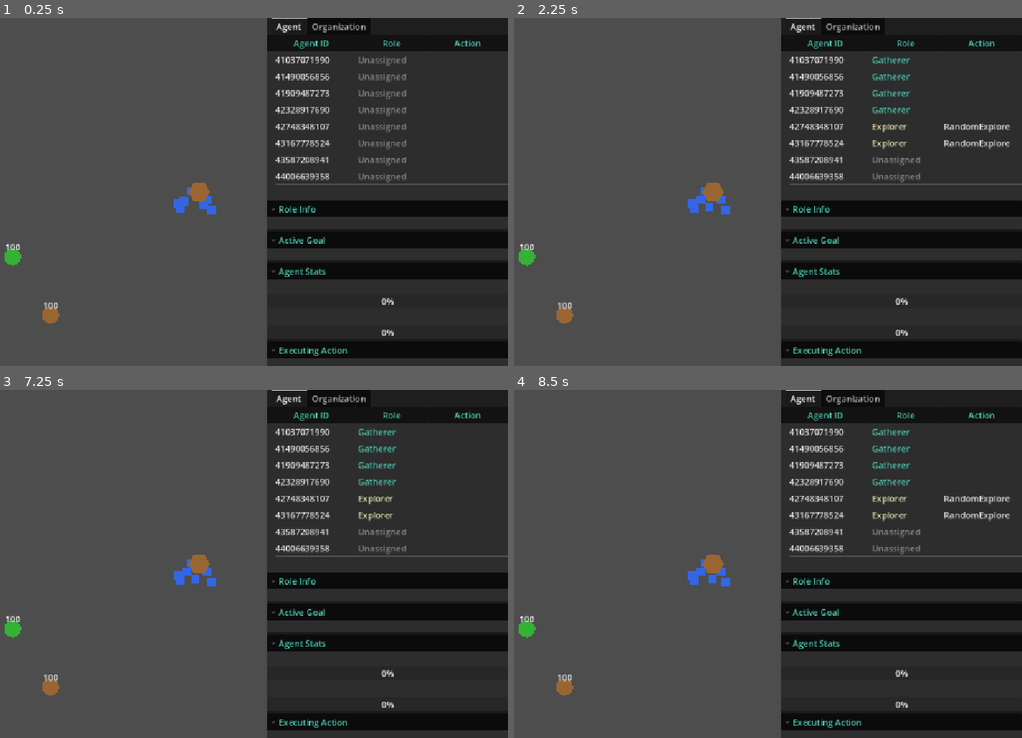
Above: before the commit, frames 1-4 (two rows, left to right).
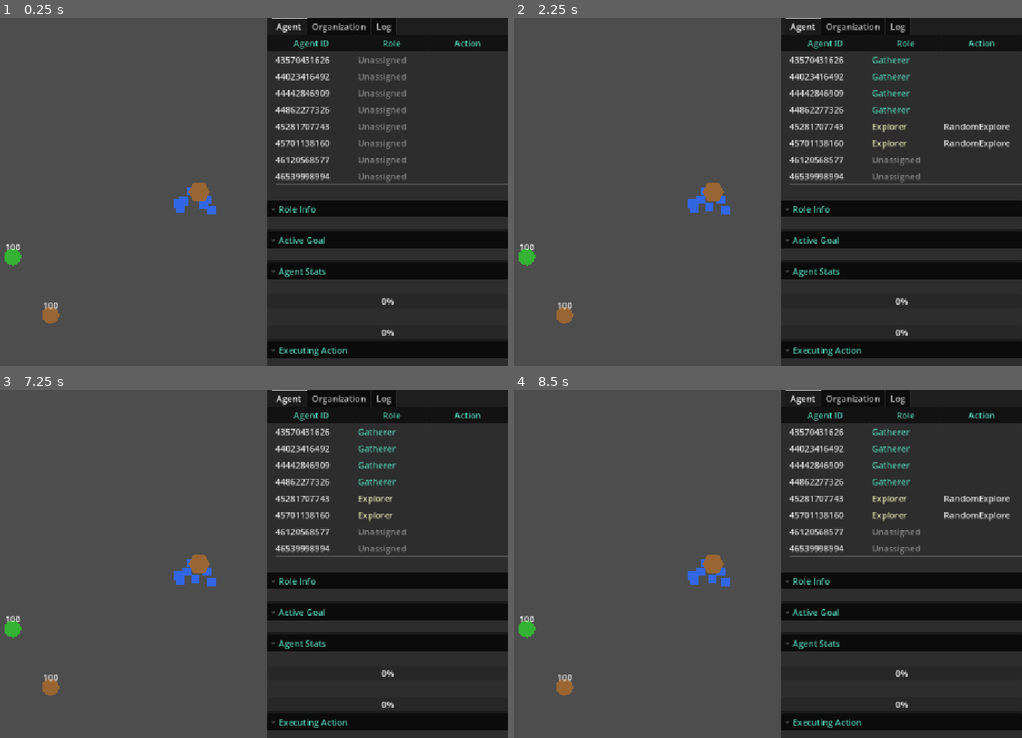
Above: after the commit, the same moments.

Repository: DoctorTangerina/colony-sim
Game: Godot game, scene res://Main.tscn
Same seed, same stepped clock (60 frames per second), same inputs: the game is played once before the commit and once after it.
Inputs:
- Up to frame 1 (0.25 s): no input
- Up to frame 2 (2.25 s): tap Enter at 0.5, 2 s; tap Space at 1.25 s
- Up to frame 3 (7.25 s): tap Space at 2.75, 4.25 s; tap Enter at 3.5 s
- Up to frame 4 (8.5 s): no input

The runs differ from the first frame. In frame 1, 0.8% of the frame differs, in the area x 55-78%, y 1-47%; in frame 2, 0.8%; in frame 3, 0.8%; in frame 4, 0.8%.

Commit message:
feat: Log tab for role change history (Ticket 04)
Adds a DebuggerLogPanel showing the OM's role-change log in a scrollable,
newest-first list, rebuilding only when the log grows since the last
refresh. Merges the Organization and Log tabs onto a single OM snapshot
per tick instead of querying get_debug_info() twice.

Diff:
--- /dev/null
+++ b/tests/test_debugger_ui_08_log_tab.gd
@@ -0,0 +1,194 @@
+extends Node
+
+var tests_passed: int = 0
+var tests_failed: int = 0
+
+
+func _ready() -> void:
+	print("=== Debugger UI Ticket 08 Test Harness (Log Tab: Role Change Log) ===")
+	print("")
+
+	_test_log_panel_is_scroll_container()
+	_test_panel_never_blank_before_first_refresh()
+	_test_show_log_info_formats_rows_newest_first()
+	_test_empty_log_shows_empty_state_row()
+	_test_show_log_info_rebuilds_only_on_growth()
+
+	await _test_log_tab_present_in_debugger_ui()
+	await _test_main_scene_boots_with_log_tab_showing_live_om_state()
+
+	print("")
+	print("=== Results: %d passed, %d failed ===" % [tests_passed, tests_failed])
+	get_tree().quit(0 if tests_failed == 0 else 1)
+
+
+func _assert(condition: bool, test_name: String) -> void:
+	if condition:
+		tests_passed += 1
+		print("  PASS: %s" % test_name)
+	else:
+		tests_failed += 1
+		print("  FAIL: %s" % test_name)
+
+
+func _make_debugger() -> Control:
+	var scene: PackedScene = preload("res://ui/debugger/debugger_ui.tscn")
+	var debugger = scene.instantiate()
+	add_child(debugger)
+	return debugger
+
+
+func _row_texts(panel: DebuggerLogPanel) -> Array:
+	var texts: Array = []
+	for child in panel._log_list.get_children():
+		texts.append(child.text)
+	return texts
+
+
+func _test_log_panel_is_scroll_container() -> void:
+	print("[Test] DebuggerLogPanel renders its rows inside a ScrollContainer")
+	var panel := DebuggerLogPanel.new()
+	add_child(panel)
+	panel.setup()
+
+	_assert(panel is ScrollContainer, "DebuggerLogPanel is itself a ScrollContainer")
+
+	panel.queue_free()
+
+
+func _test_panel_never_blank_before_first_refresh() -> void:
+	print("[Test] The Log tab shows an explicit empty-state row immediately after setup(), before any refresh tick")
+	var panel := DebuggerLogPanel.new()
+	add_child(panel)
+	panel.setup()
+
+	_assert(panel._log_list.get_child_count() == 1, "Panel has exactly one placeholder row before the first refresh (got %d)" % panel._log_list.get_child_count())
+
+	panel.queue_free()
+
+
+func _test_show_log_info_formats_rows_newest_first() -> void:
+	print("[Test] show_log_info() formats rows as '[<timestamp,1 decimal>s] <agent_id>: <old_role> → <new_role>', newest first, no reason field")
+	var panel := DebuggerLogPanel.new()
+	add_child(panel)
+	panel.setup()
+
+	var log := [
+		{"timestamp": 12.34, "agent_id": "ant_1", "old_role": "Unassigned", "new_role": "Explorer", "reason": "deficit"},
+		{"timestamp": 143.3, "agent_id": "ant_7", "old_role": "Explorer", "new_role": "Forager", "reason": "surplus_migration"},
+	]
+	panel.show_log_info(log)
+
+	_assert(_row_texts(panel) == ["[143.3s] ant_7: Explorer → Forager", "[12.3s] ant_1: Unassigned → Explorer"],
+		"Rows are newest-first, timestamp rounded to 1 decimal, no reason field (got: %s)" % [_row_texts(panel)])
+
+	panel.queue_free()
+
+
+func _test_empty_log_shows_empty_state_row() -> void:
+	print("[Test] An empty log shows an explicit empty-state row, not a blank tab")
+	var panel := DebuggerLogPanel.new()
+	add_child(panel)
+	panel.setup()
+
+	panel.show_log_info([])
+	var texts := _row_texts(panel)
+
+	_assert(texts.size() == 1 and not String(texts[0]).is_empty(),
+		"Empty log renders a single non-blank placeholder row (got: %s)" % [texts])
+
+	panel.queue_free()
+
+
+func _test_show_log_info_rebuilds_only_on_growth() -> void:
+	print("[Test] show_log_info() rebuilds the row list only when the log's length has grown since the last refresh")
+	var panel := DebuggerLogPanel.new()
+	add_child(panel)
+	panel.setup()
+
+	var first_log := [
+		{"timestamp": 10.0, "agent_id": "ant_1", "old_role": "Unassigned", "new_role": "Explorer"},
+	]
+	panel.show_log_info(first_log)
+	var row_before: Label = panel._log_list.get_child(0)
+	_assert(row_before.text == "[10.0s] ant_1: Unassigned → Explorer", "First refresh renders the initial entry")
+
+	# Same length, different content - a genuine no-op tick, not a coincidence:
+	# if a rebuild happened, this new content would show up; it must not.
+	var same_length_different_content := [
+		{"timestamp": 99.0, "agent_id": "ant_9", "old_role": "Explorer", "new_role": "Guard"},
+	]
+	panel.show_log_info(same_length_different_content)
+	var row_after_noop: Label = panel._log_list.get_child(0)
+	_assert(row_after_noop == row_before, "Unchanged-length tick performs no rebuild (same Label instance)")
+	_assert(row_after_noop.text == "[10.0s] ant_1: Unassigned → Explorer",
+		"Unchanged-length tick leaves the stale (pre-tick) text rather than rebuilding (got: %s)" % row_after_noop.text)
+
+	var grown_log := first_log + [
+		{"timestamp": 20.0, "agent_id": "ant_2", "old_role": "Explorer", "new_role": "Forager"},
+	]
+	panel.show_log_info(grown_log)
+
+	_assert(_row_texts(panel) == ["[20.0s] ant_2: Explorer → Forager", "[10.0s] ant_1: Unassigned → Explorer"],
+		"Grown tick rebuilds with newest-first ordering (got: %s)" % [_row_texts(panel)])
+
+	panel.queue_free()
+
+
+## Verifies the Log tab exists in the running DebuggerUI shell (ticket 1's
+## TabContainer) and houses a DebuggerLogPanel, matching how ticket 07
+## verified the Organization tab's wiring.
+func _test_log_tab_present_in_debugger_ui() -> void:
+	print("[Test] DebuggerUI's Log tab houses a DebuggerLogPanel")
+	var debugger := _make_debugger()
+
+	var tabs: TabContainer = debugger.get_node("Tabs")
+	var log_index := -1
+	for i in range(tabs.get_tab_count()):
+		if tabs.get_tab_title(i) == "Log":
+			log_index = i
+			break
+
+	_assert(log_index != -1, "A tab titled 'Log' exists")
+	if log_index != -1:
+		var log_tab: Control = tabs.get_tab_control(log_index)
+		_assert(debugger._log_panel.get_parent() == log_tab, "Log panel lives inside the Log tab")
+		_assert(debugger._log_panel is ScrollContainer, "Log panel is a ScrollContainer")
+
+	debugger.queue_free()
+	await get_tree().process_frame
+
+
+## Boots Main.tscn to confirm the Log tab's data flows from the real OM
+## snapshot at runtime, not just a mocked dict - mirroring test_debugger_ui_07's
+## final full-scene boot test. The refresh tick is forced directly (rather
+## than waited for via engine frame timing) for determinism.
+func _test_main_scene_boots_with_log_tab_showing_live_om_state() -> void:
+	print("[Test] Headless run of Main.tscn shows the live role-change log in the Log tab with no script errors")
+	var om = get_node("/root/OrganizationManager")
+	var main_scene: PackedScene = preload("res://Main.tscn")
+	var main := main_scene.instantiate()
+	add_child(main)
+
+	for i in range(15):
+		await get_tree().physics_frame
+
+	var debugger: Control = main.get_node("DebuggerUI")
+	_assert(debugger != null, "Main.tscn resolves a DebuggerUI child node")
+	_assert(debugger._log_panel != null, "DebuggerUI built its Log panel")
+
+	debugger._update_timer = 0.0
+	debugger._process(1.0)
+
+	var info: Dictionary = om.get_debug_info()
+	var log: Array = info.get("role_change_log", [])
+	var texts: Array = _row_texts(debugger._log_panel)
+
+	if log.is_empty():
+		_assert(texts.size() == 1, "Empty live log still shows a single empty-state row (got: %s)" % [texts])
+	else:
+		_assert(texts.size() == log.size(),
+			"Log tab row count matches the live OM log length (got %d rows for %d entries)" % [texts.size(), log.size()])
+
+	main.queue_free()
+	await get_tree().physics_frame
--- /dev/null
+++ b/tests/test_debugger_ui_08_log_tab.tscn
@@ -0,0 +1,6 @@
+[gd_scene load_steps=2 format=3]
+
+[ext_resource type="Script" path="res://tests/test_debugger_ui_08_log_tab.gd" id="1"]
+
+[node name="TestDebuggerUi08LogTab" type="Node"]
+script = ExtResource("1")
--- /dev/null
+++ b/ui/debugger/debugger_log_panel.gd
@@ -0,0 +1,65 @@
+class_name DebuggerLogPanel
+extends ScrollContainer
+
+const EMPTY_STATE_TEXT := "(no role changes yet)"
+
+var _text_color: Color = Color("#e0e0e0")
+var _log_list: VBoxContainer
+var _last_log_length: int = -1
+
+
+## Builds the scrollable row list; call once at startup. `colors` is the
+## debugger config's colors block, reused so log rows match the rest of the
+## panel's dark styling. No fold wrapper here - the Log tab itself is the
+## section boundary. Renders the empty-state row immediately so the tab is
+## never blank before the panel's first refresh tick.
+func setup(colors: Dictionary = {}) -> void:
+	_text_color = Color(colors.get("text", "#e0e0e0"))
+
+	if _log_list:
+		_log_list.free()
+	_log_list = VBoxContainer.new()
+	_log_list.size_flags_horizontal = SIZE_EXPAND_FILL
+	add_child(_log_list)
+
+	_last_log_length = -1
+	_rebuild_rows([])
+
+
+func _label(text: String) -> Label:
+	var lbl := Label.new()
+	lbl.text = text
+	lbl.add_theme_color_override("font_color", _text_color)
+	return lbl
+
+
+## Rebuilds the row list only when the log's length has changed since the
+## last refresh - the log is unbounded for a whole run, so rebuilding a large
+## Label list at the panel's refresh rate regardless of change would be
+## wasted work.
+func show_log_info(log: Array) -> void:
+	if log.size() == _last_log_length:
+		return
+	_last_log_length = log.size()
+	_rebuild_rows(log)
+
+
+func _rebuild_rows(log: Array) -> void:
+	for child in _log_list.get_children():
+		child.free()
+
+	if log.is_empty():
+		_log_list.add_child(_label(EMPTY_STATE_TEXT))
+		return
+
+	for i in range(log.size() - 1, -1, -1):
+		_log_list.add_child(_label(_format_entry(log[i])))
+
+
+func _format_entry(entry: Dictionary) -> String:
+	return "[%.1fs] %s: %s → %s" % [
+		entry.get("timestamp", 0.0),
+		entry.get("agent_id", ""),
+		entry.get("old_role", ""),
+		entry.get("new_role", ""),
+	]
--- a/ui/debugger/debugger_ui.gd
+++ b/ui/debugger/debugger_ui.gd
@@ -28,6 +28,8 @@
 var _selected_agent_id: String = ""
 
 var _org_panel: DebuggerOrgPanel
+
+var _log_panel: DebuggerLogPanel
 
 @onready var _om: Node = get_node("/root/OrganizationManager")
 
@@ -40,6 +42,7 @@
 	_build_tree(config)
 	_build_inspector(config)
 	_build_organization_tab(config)
+	_build_log_tab(config)
 	_update_interval = 1.0 / maxf(config.get("update_hz", 5.0), 0.001)
 
 	_om.agent_registered.connect(_on_agent_registered)
@@ -187,6 +190,23 @@
 	_org_panel.setup(sections, config.get("colors", {}))
 
 
+## The Log tab has no fold wrapper (the tab itself is the section boundary,
+## per the org-overlay spec) and no config gating - unlike the Organization
+## tab's sections, there's nothing to opt in or out of here.
+func _build_log_tab(config: Dictionary) -> void:
+	var log_tab := Control.new()
+	log_tab.name = "Log"
+	log_tab.set_anchors_preset(Control.PRESET_FULL_RECT)
+	_tabs.add_child(log_tab)
+	_tabs.set_tab_title(_tabs.get_tab_count() - 1, "Log")
+
+	_log_panel = DebuggerLogPanel.new()
+	_log_panel.name = "LogPanel"
+	_log_panel.set_anchors_preset(Control.PRESET_FULL_RECT)
+	log_tab.add_child(_log_panel)
+	_log_panel.setup(config.get("colors", {}))
+
+
 func _process(delta: float) -> void:
 	_update_timer += delta
 	if _update_timer < _update_interval:
@@ -194,7 +214,7 @@
 	_update_timer = 0.0
 	_refresh_all_rows()
 	_refresh_inspector()
-	_refresh_org_panel()
+	_refresh_organization_state()
 
 
 func _refresh_all_rows() -> void:
@@ -215,8 +235,12 @@
 	_inspector.show_agent_info(info, _role_colors.get(info.get("role", ""), _default_role_color))
 
 
-func _refresh_org_panel() -> void:
-	_org_panel.show_org_info(_om.get_debug_info())
+## Ticket 2's single OM snapshot backs both the Organization tab and the Log
+## tab, so a refresh tick never queries the OM twice for the same data.
+func _refresh_organization_state() -> void:
+	var info: Dictionary = _om.get_debug_info()
+	_org_panel.show_org_info(info)
+	_log_panel.show_log_info(info.get("role_change_log", []))
 
 
 func _on_tree_item_selected() -> void:
Not shown, added: tests/test_debugger_ui_08_log_tab.gd.uid
Not shown, added: ui/debugger/debugger_log_panel.gd.uid
